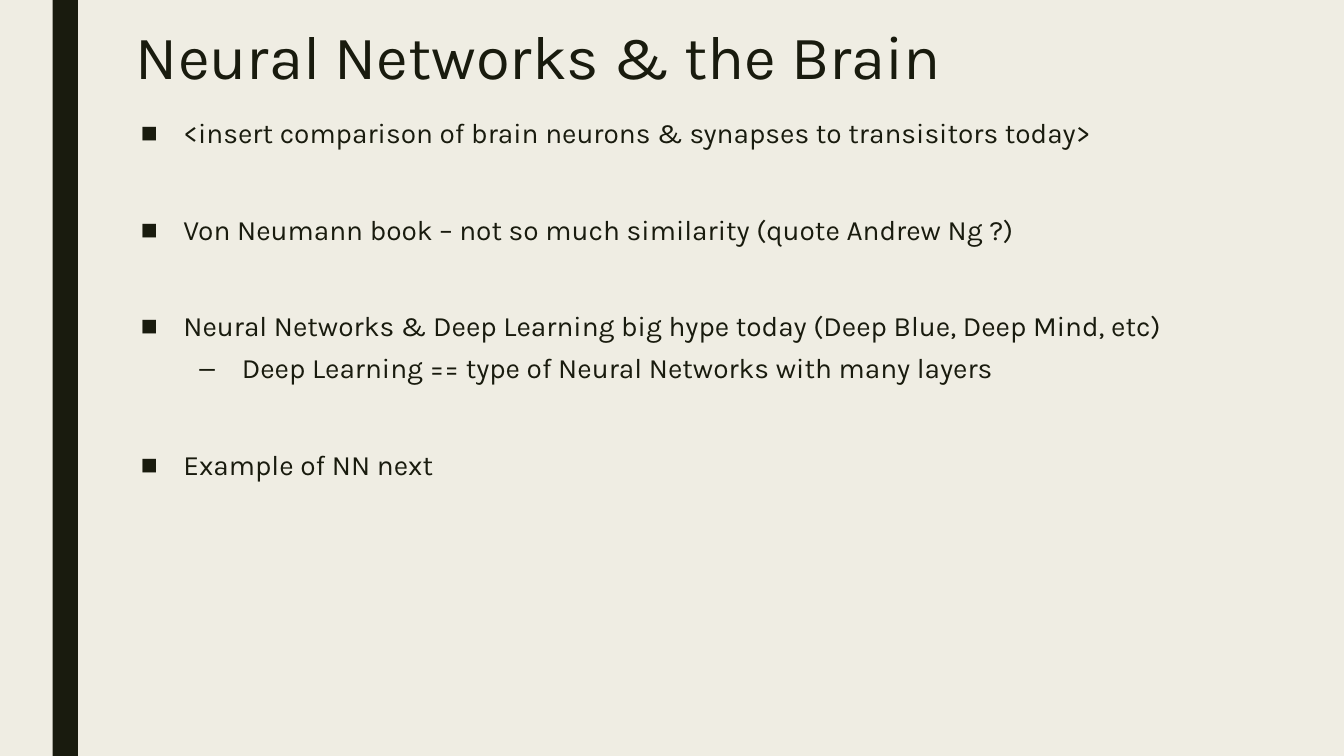
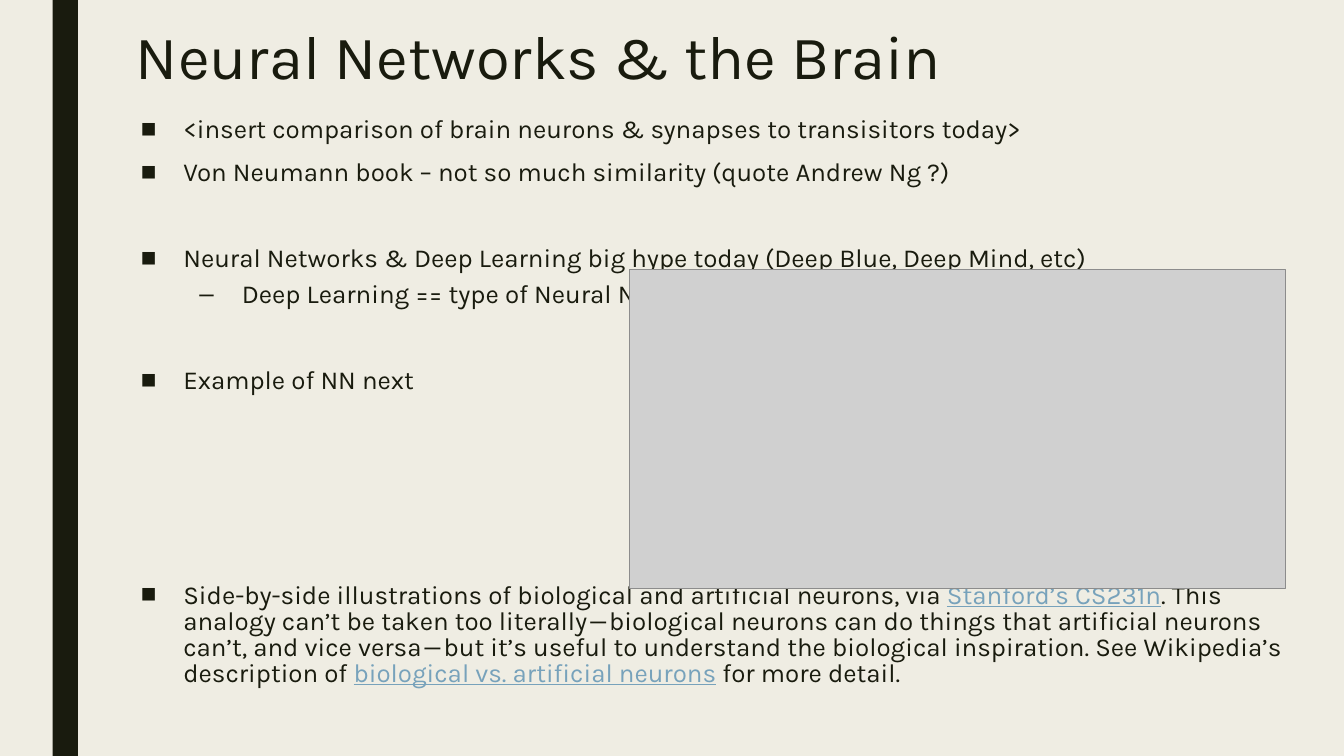
Before and after one commit to dougfoo/machineLearning, a slide deck: slide 11 of talks/MachineLearning101.pptx. Drawn at 1344x756 pixels with LibreOffice and Linux fonts; fonts in the diff are those of the drawing; grey boxes stand for pictures. Boxes give left, top, right and bottom in pixels: in the first picture for what was removed or moved away, otherwise in the second. Text is boxed around its words. In the diff, an @@ line names an element or a change of style, - is before the commit and + after.

Commit message:
small updates

```diff
--- a/talks/MachineLearning101.pptx
+++ b/talks/MachineLearning101.pptx
@@ text at box(183, 120, 1086, 395): size 20 to 18.5 pt in "<insert comparison of brain neurons & synapses ...", "Von Neumann book – not so much ...", "Neural Networks & Deep Learning big hype ...", "Deep Learning == type of Neural Networks ..." and 1 more places; line spacing 0.94 to 0.84 @@
@@ picture added at box(630, 269, 1287, 589) @@
@@ text at box(183, 581, 1282, 688): paragraph added @@
+■ Side-by-side illustrations of biological and artificial neurons, via Stanford’s CS231n. This analogy can’t be taken too literally — biological neurons can do things that artificial neurons can’t, and vice versa — but it’s useful to understand the biological inspiration. See Wikipedia’s description of biological vs. artificial neurons for more detail.
```
Also in this commit, not shown: 6 other slides changed.
